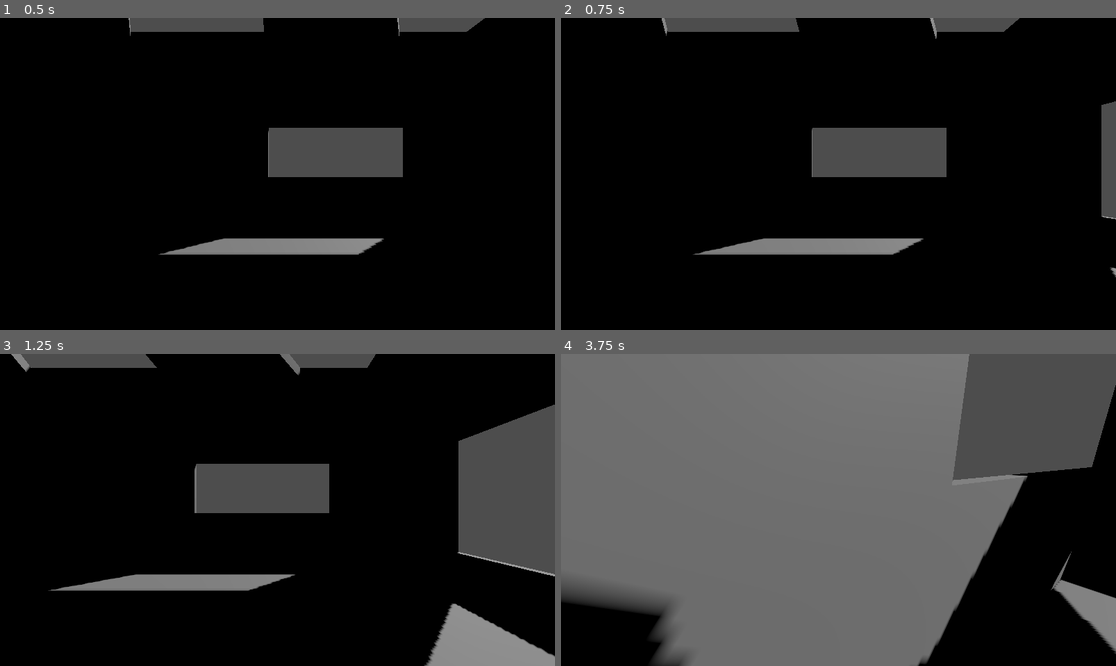
Above: before the commit, frames 1-4 (two rows, left to right).
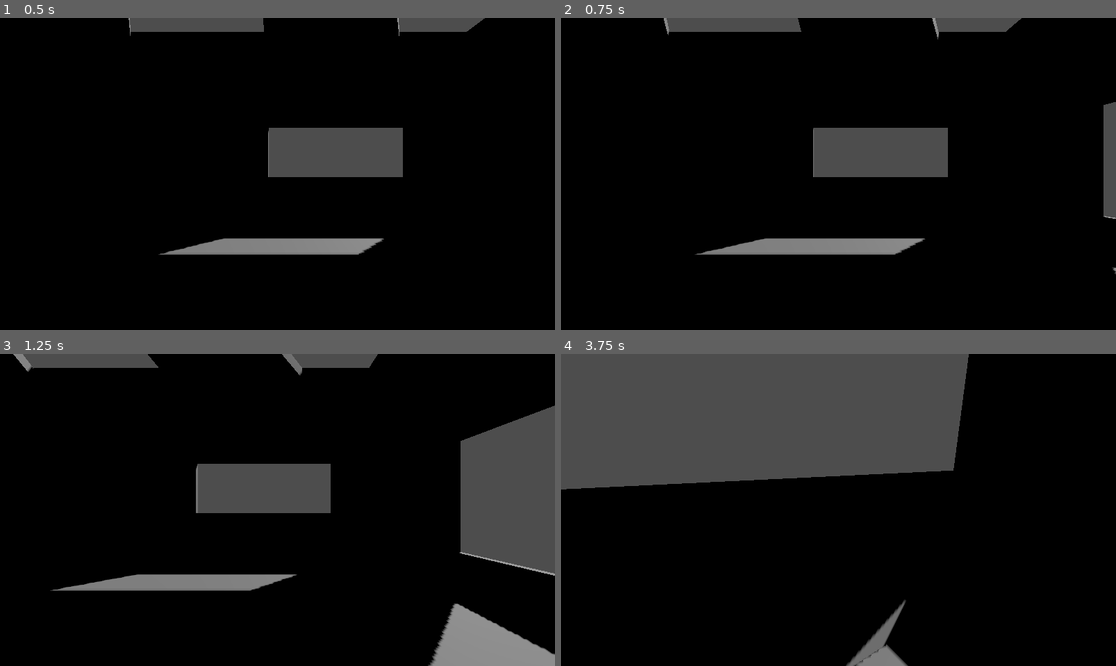
Above: after the commit, the same moments.

Repository: EMOLACRIA/Physics-based-character-movement
Game: Godot game, scene res://Scene/node_3d.tscn
The game is run twice, just before and just after one commit, with the same random seed, the same clock (stepped at 60 frames per second) and the same inputs. The engine's default icon, where the game draws it, is replaced by a stand-in: a white triangle on a blue panel in a dark square.
Inputs (mouse positions are in pixels of both pictures, inside the frame that each line leads up to):
- Up to frame 1 (0.5 s): no input
- Up to frame 2 (0.75 s): tap Enter at 0.5 s; move the mouse to (960, 158) at 0.52 s; press the mouse at (960, 158) at 0.53 s; hold D (right) from 0.53 s (still down)
- Up to frame 3 (1.25 s): keep holding D (right)
- Up to frame 4 (3.75 s): move the mouse to (810, 510) at 1.27 s; release D (right) at 1.28 s; release the mouse at (810, 510) at 1.28 s; hold W (forward) from 1.28 s (still down); tap E (Interact) at 1.35, 3.6 s; click (810, 510) at 1.55 s; move the mouse to (849, 503) at 2.02 s; press the mouse at (849, 503) at 2.03 s; move the mouse to (832, 516) at 2.77 s; release the mouse at (832, 516) at 2.78 s; click (832, 516) at 2.85 s; move the mouse to (877, 513) at 3.52 s; press the mouse at (877, 513) at 3.53 s

Frame 1 is identical in both runs. In frame 2, 0.4% of the frame differs, in the area x 18-100%, y 0-84%; in frame 3, 0.9%; in frame 4, 81%, in the area x 0-100%, y 0-100%.

Commit message:
Mechanic 3 - Ground Friction

Diff:
--- a/Scripts/character_body_3d.gd
+++ b/Scripts/character_body_3d.gd
@@ -3,7 +3,8 @@
 @export var max_ground_speed: float = 8.13
 @export var ground_accelerate: float = 10.0
 @export var look_sensitivity: float = 0.006
-
+@export var stop_speed: float = 0.1
+@export var ground_friction: float = 6.0
 
 
 @onready var cast = %SeeCast
@@ -42,9 +43,13 @@
 	# Etkileşime geçebileceği objenin önüne gelince bir text çıkartır ve
 	# etkileşime geçince "interacted" fonksiyonunu çalıştırır
 
+	apply_ground_friction(delta)
+
 	process_ground_movement(delta)
 
 	move_and_slide()
+
+
 
 func read_movement_input() -> Vector2:
 	return Input.get_vector("left", "right", "forward", "back")
@@ -80,7 +85,8 @@
 	var add_speed = wish_speed - current_speed
 
 	# Kapsülün güncel hızını hesaplar (current_speed) ve
-	# Ne kadar hız eklemesi gerektiğini hesaplar (add_speed()
+	# Ne kadar hız eklemesi gerektiğini hesaplar (add_speed(
+	# Kapsülün güncel hızını, kapsülün gidebileceği maksimum hızdan çıkartır))
 
 	if add_speed <= 0:
 		return
@@ -91,3 +97,25 @@
 	velocity += wish_dir * accel_speed
 
 	# Kapsülün kademeli hızlandırmasını hesaplar ve velocity'ye ekler.
+
+func apply_ground_friction(delta: float) -> void:
+	var speed = Vector2(velocity.x, velocity.z).length()
+
+	# Hızın büyüklüğünü ölçer.
+
+	if speed < stop_speed:
+		velocity.x = 0.0
+		velocity.z = 0.0
+		return
+		# Eğer ölçülen hız stop_speed'den küçükce kapsül'ün velocity'sini sıfırlar.
+
+	var drop = speed * ground_friction * delta
+
+	var new_speed = speed - drop
+
+	new_speed = maxf(new_speed, 0)
+
+	var scale = new_speed / speed
+
+	velocity.x *= scale
+	velocity.z *= scale
